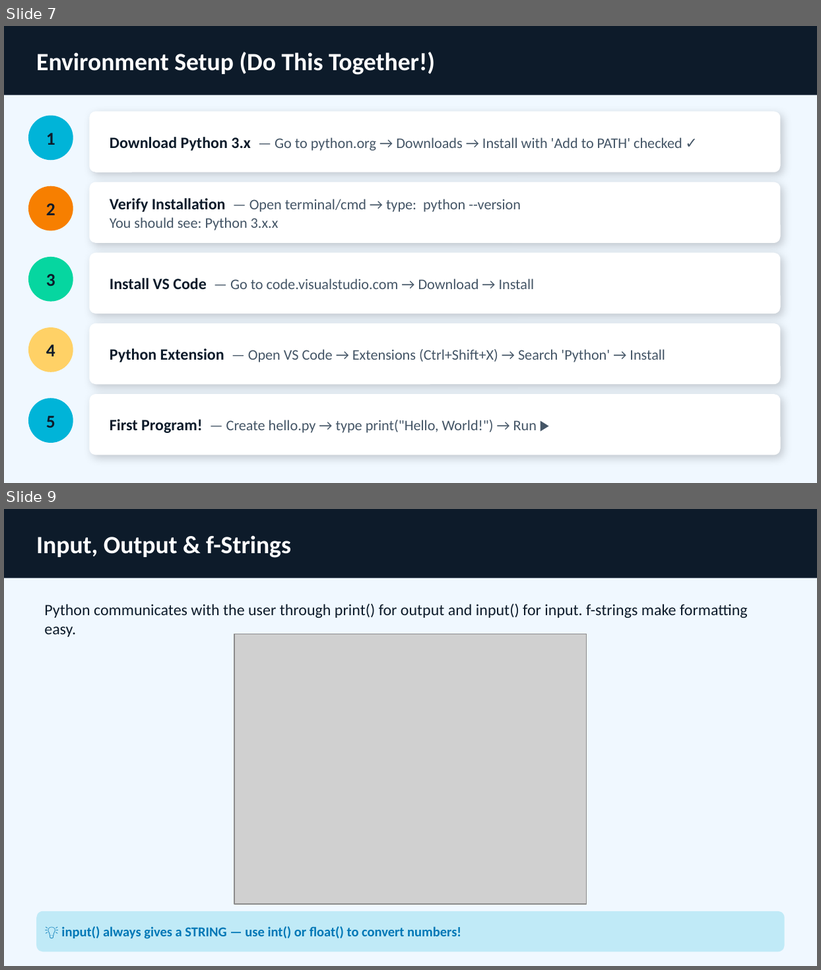
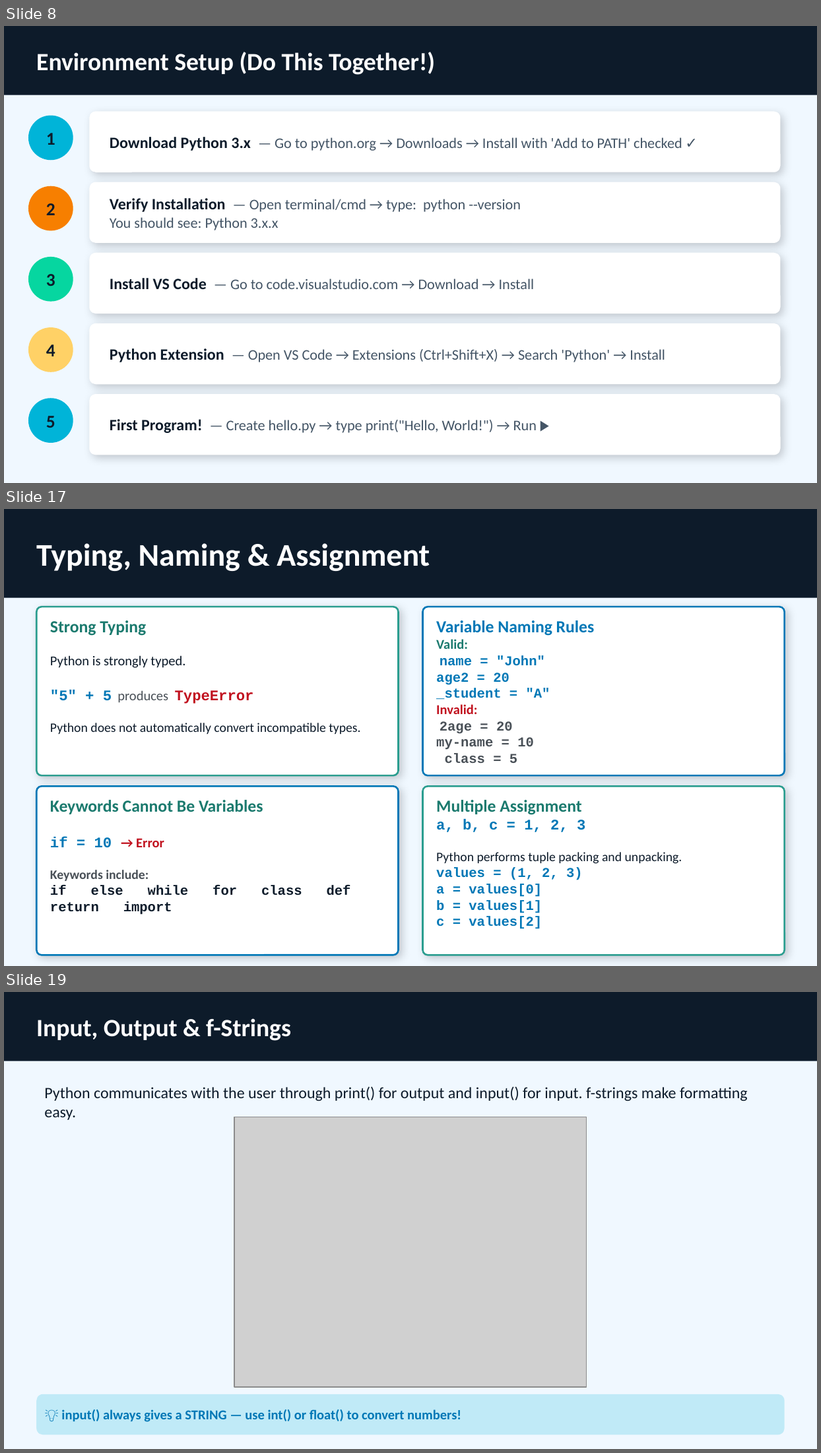
Before and after one commit to GursimranjeetSingh/2b-Academy, a slide deck: Presentations/2b_Academy_Week1.pptx. Shown one above the other, each under a label of ours: slides 7 and 9 before the commit, slides 8, 17 and 19 after it; the slides between them are not shown. The pictures are 821x970 and 821x1453 pixels, drawn with LibreOffice and Linux fonts; fonts in the diff are those of the drawing; grey boxes stand for pictures. Boxes give left, top, right and bottom in pixels: in the first picture for what was removed or moved away, otherwise in the second. Text is boxed around its words. In the diff, an @@ line names an element or a change of style, - is before the commit and + after.

```diff
--- a/Presentations/2b_Academy_Week1.pptx
+++ b/Presentations/2b_Academy_Week1.pptx
@@ slide 17 added at box(4, 509, 817, 966), background #F0F8FF @@
@@ rectangle added at box(4, 509, 817, 597), fill #0D1B2A @@
@@ text added at box(36, 543, 430, 571), 28 pt, text #FFFFFF, bold @@
+Typing, Naming & Assignment
@@ rounded rectangle added at box(36, 607, 399, 776), fill #FFFFFF, outline #2A9D8F 1.5 pt, 11.5 pt, text #0D1B2A @@
+Strong Typing
+Python is strongly typed.
+"5" + 5 produces TypeError
+Python does not automatically convert incompatible types.
@@ rounded rectangle added at box(422, 607, 785, 776), fill #FFFFFF, outline #0077B6 1.5 pt, 12 pt, text #0077B6, bold @@
+Variable Naming Rules
+Valid:
+name = "John"
+age2 = 20
+_student = "A"
+Invalid:
+2age = 20
+my-name = 10
+class = 5
@@ rounded rectangle added at box(36, 786, 399, 955), fill #FFFFFF, outline #0077B6 1.5 pt, 12 pt, text #0D1B2A, bold @@
+Keywords Cannot Be Variables
+if = 10 → Error
+Keywords include:
+if else while for class def return import
@@ rounded rectangle added at box(422, 786, 785, 955), fill #FFFFFF, outline #2A9D8F 1.5 pt, 12 pt, text #0077B6, bold @@
+Multiple Assignment
+a, b, c = 1, 2, 3
+Python performs tuple packing and unpacking.
+values = (1, 2, 3)
+a = values[0]
+b = values[1]
+c = values[2]
@@ what was slide 7 is now slide 8 @@
@@ what was slide 9 is now slide 19 @@
```
Also in this commit, not shown: 18 other slides added, 2 slides removed.
